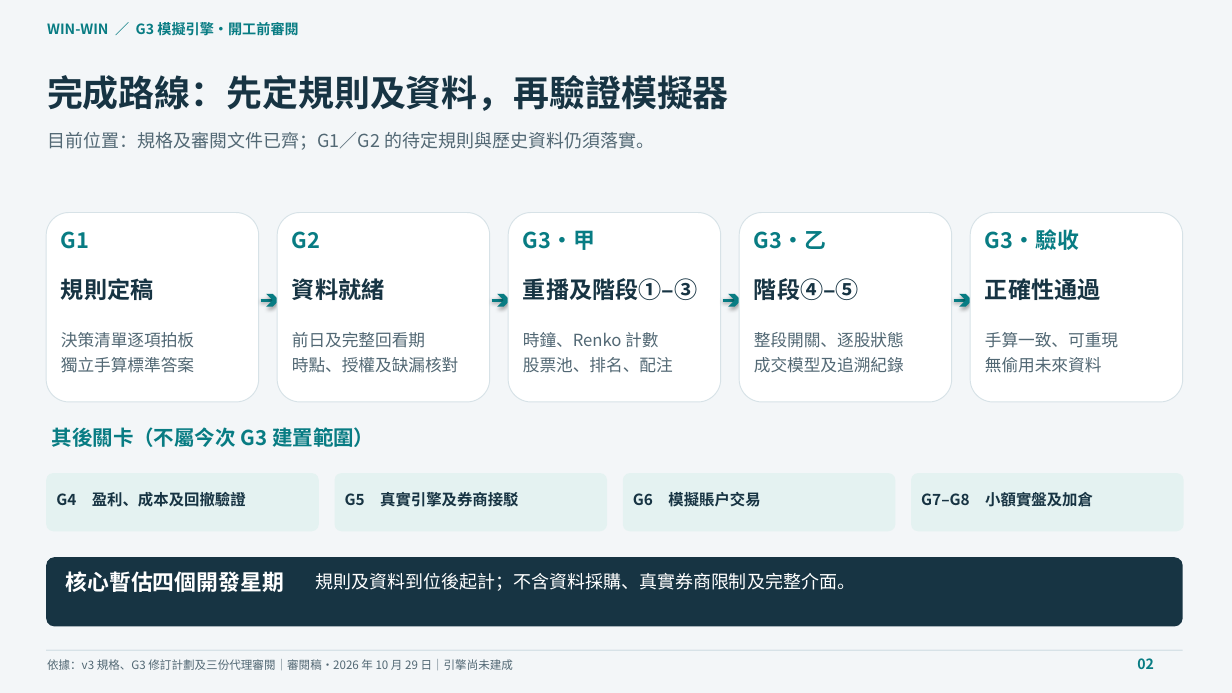
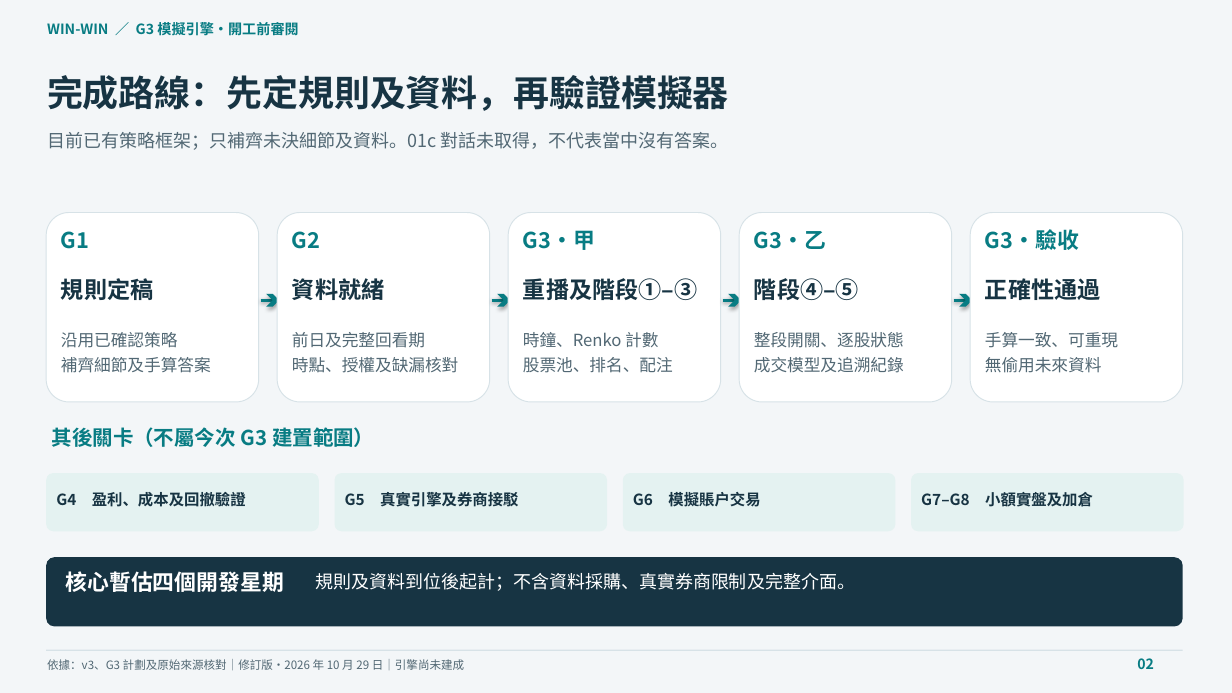
Before and after one commit to newprojectshkau/Win-win, a slide deck: slide 2 of output/slides/G3-engine-briefing-zh-HK.pptx. Drawn at 1232x693 pixels with LibreOffice and Linux fonts; fonts in the diff are those of the drawing. Boxes give left, top, right and bottom in pixels: in the first picture for what was removed or moved away, otherwise in the second. Text is boxed around its words. In the diff, an @@ line names an element or a change of style, - is before the commit and + after.

```diff
--- a/output/slides/G3-engine-briefing-zh-HK.pptx
+++ b/output/slides/G3-engine-briefing-zh-HK.pptx
@@ text at (47,132,729,150): text changed @@
-目前位置：規格及審閱文件已齊；G1／G2 的待定規則與歷史資料仍須落實。
+目前已有策略框架；只補齊未決細節及資料。01c 對話未取得，不代表當中沒有答案。
@@ text at (61,332,211,373): text changed @@
-決策清單逐項拍板
-獨立手算標準答案
+沿用已確認策略
+補齊細節及手算答案
@@ text at (47,659,464,670): text changed @@
-依據：v3 規格、G3 修訂計劃及三份代理審閱｜審閱稿・2026 年 10 月 29 日｜引擎尚未建成
+依據：v3、G3 計劃及原始來源核對｜修訂版・2026 年 10 月 29 日｜引擎尚未建成
```
Also in this commit, not shown: 5 other slides changed, 5 other files.
